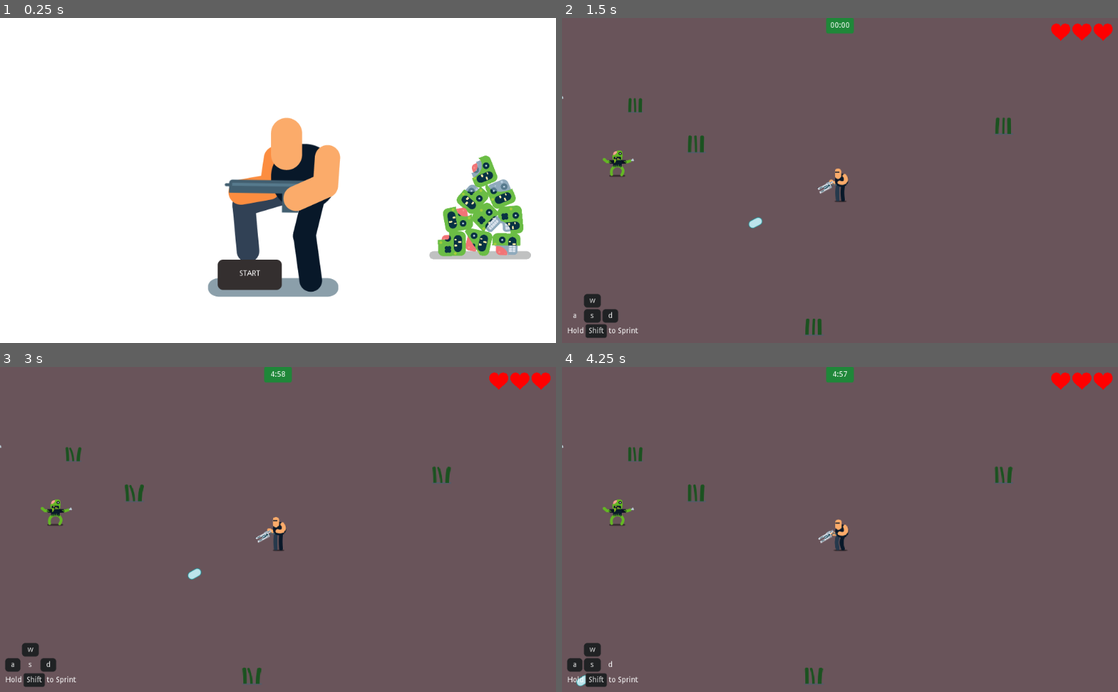
Above: before the commit, frames 1-4 (two rows, left to right).
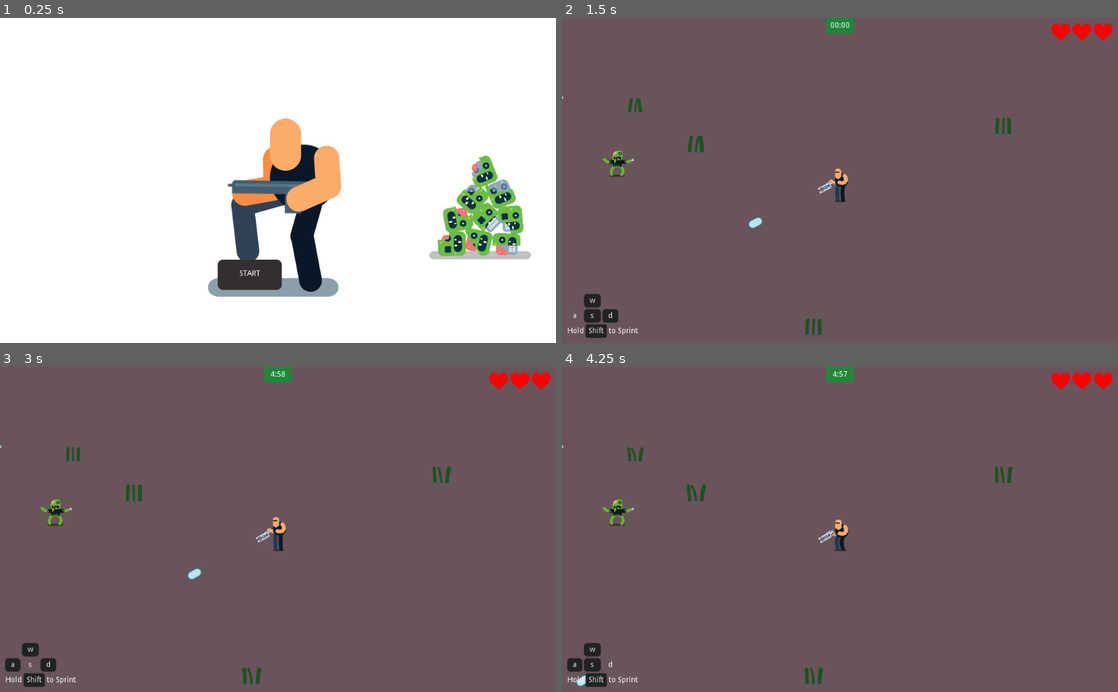
Above: after the commit, the same moments.

Repository: zaksnet/GameDev.tv-Jam
Game: Godot game, scene res://Game.tscn
The game is run twice, just before and just after one commit, with the same random seed, the same clock (stepped at 60 frames per second) and the same inputs. Sound files missing from this copy of the repository are replaced by a short silence.
Inputs:
- Up to frame 1 (0.25 s): no input
- Up to frame 2 (1.5 s): click "START" at 0.5 s; click "a" at 1.25 s
- Up to frame 3 (3 s): click "w" at 2 s; click "s" at 2.75 s
- Up to frame 4 (4.25 s): click "d" at 3.5 s

The runs differ from the first frame. In frame 1, 0.9% of the frame differs, in the area x 40-62%, y 30-84%; in frame 2, less than 0.1%; in frame 3, less than 0.1%; in frame 4, less than 0.1%.

Commit message:
Cleanup/smoother level loading

Diff:
--- a/Game.gd
+++ b/Game.gd
@@ -11,4 +11,4 @@
 func _on_Button_pressed():
 	$MusicLoop.stop()
 	$MusicIntro.stop()
-	get_tree().change_scene("res://Level1.tscn")
+	get_tree().change_scene_to(ResourceManager.level1)
--- a/Game.tscn
+++ b/Game.tscn
@@ -125,7 +125,7 @@
 [node name="AnimatedSprite" type="AnimatedSprite" parent="Node2D"]
 position = Vector2( 519.992, 303.186 )
 frames = SubResource( 6 )
-frame = 29
+frame = 12
 playing = true
 __meta__ = {
 "_edit_group_": true,
--- a/Grass/Grass.tscn
+++ /dev/null
@@ -1,47 +0,0 @@
-[gd_scene load_steps=32 format=2]
-
-[ext_resource path="res://Assets/Grass/Grass/Grass_00022.png" type="Texture" id=1]
-[ext_resource path="res://Assets/Grass/Grass/Grass_00026.png" type="Texture" id=2]
-[ext_resource path="res://Assets/Grass/Grass/Grass_00014.png" type="Texture" id=3]
-[ext_resource path="res://Assets/Grass/Grass/Grass_00000.png" type="Texture" id=4]
-[ext_resource path="res://Assets/Grass/Grass/Grass_00025.png" type="Texture" id=5]
-[ext_resource path="res://Assets/Grass/Grass/Grass_00023.png" type="Texture" id=6]
-[ext_resource path="res://Assets/Grass/Grass/Grass_00028.png" type="Texture" id=7]
-[ext_resource path="res://Assets/Grass/Grass/Grass_00024.png" type="Texture" id=8]
-[ext_resource path="res://Assets/Grass/Grass/Grass_00021.png" type="Texture" id=9]
-[ext_resource path="res://Assets/Grass/Grass/Grass_00027.png" type="Texture" id=10]
-[ext_resource path="res://Assets/Grass/Grass/Grass_00020.png" type="Texture" id=11]
-[ext_resource path="res://Assets/Grass/Grass/Grass_00029.png" type="Texture" id=12]
-[ext_resource path="res://Assets/Grass/Grass/Grass_00004.png" type="Texture" id=13]
-[ext_resource path="res://Assets/Grass/Grass/Grass_00001.png" type="Texture" id=14]
-[ext_resource path="res://Assets/Grass/Grass/Grass_00012.png" type="Texture" id=15]
-[ext_resource path="res://Assets/Grass/Grass/Grass_00010.png" type="Texture" id=16]
-[ext_resource path="res://Assets/Grass/Grass/Grass_00013.png" type="Texture" id=17]
-[ext_resource path="res://Assets/Grass/Grass/Grass_00003.png" type="Texture" id=18]
-[ext_resource path="res://Assets/Grass/Grass/Grass_00017.png" type="Texture" id=19]
-[ext_resource path="res://Assets/Grass/Grass/Grass_00019.png" type="Texture" id=20]
-[ext_resource path="res://Assets/Grass/Grass/Grass_00008.png" type="Texture" id=21]
-[ext_resource path="res://Assets/Grass/Grass/Grass_00016.png" type="Texture" id=22]
-[ext_resource path="res://Assets/Grass/Grass/Grass_00007.png" type="Texture" id=23]
-[ext_resource path="res://Assets/Grass/Grass/Grass_00015.png" type="Texture" id=24]
-[ext_resource path="res://Assets/Grass/Grass/Grass_00006.png" type="Texture" id=25]
-[ext_resource path="res://Assets/Grass/Grass/Grass_00009.png" type="Texture" id=26]
-[ext_resource path="res://Assets/Grass/Grass/Grass_00002.png" type="Texture" id=27]
-[ext_resource path="res://Assets/Grass/Grass/Grass_00005.png" type="Texture" id=28]
-[ext_resource path="res://Assets/Grass/Grass/Grass_00018.png" type="Texture" id=29]
-[ext_resource path="res://Assets/Grass/Grass/Grass_00011.png" type="Texture" id=30]
-
-[sub_resource type="SpriteFrames" id=1]
-animations = [ {
-"frames": [ ExtResource( 4 ), ExtResource( 14 ), ExtResource( 27 ), ExtResource( 18 ), ExtResource( 13 ), ExtResource( 28 ), ExtResource( 25 ), ExtResource( 23 ), ExtResource( 21 ), ExtResource( 26 ), ExtResource( 16 ), ExtResource( 30 ), ExtResource( 15 ), ExtResource( 17 ), ExtResource( 3 ), ExtResource( 24 ), ExtResource( 22 ), ExtResource( 19 ), ExtResource( 29 ), ExtResource( 20 ), ExtResource( 11 ), ExtResource( 9 ), ExtResource( 1 ), ExtResource( 6 ), ExtResource( 8 ), ExtResource( 5 ), ExtResource( 2 ), ExtResource( 10 ), ExtResource( 7 ), ExtResource( 12 ) ],
-"loop": true,
-"name": "default",
-"speed": 17.0
-} ]
-
-[node name="Grass" type="AnimatedSprite"]
-position = Vector2( 271, 258 )
-scale = Vector2( 0.3, 0.3 )
-frames = SubResource( 1 )
-frame = 8
-playing = true
--- a/Player/Player.tscn
+++ b/Player/Player.tscn
@@ -34,13 +34,17 @@
 [ext_resource path="res://Assets/Character/RunFast/Character/Sprint_00019.png" type="Texture" id=32]
 [ext_resource path="res://Assets/Character/RunFast/Character/Sprint_00018.png" type="Texture" id=33]
 
-
 [sub_resource type="SpriteFrames" id=1]
 animations = [ {
 "frames": [ ExtResource( 17 ), ExtResource( 10 ), ExtResource( 11 ), ExtResource( 14 ), ExtResource( 12 ), ExtResource( 13 ), ExtResource( 15 ), ExtResource( 16 ) ],
 "loop": true,
 "name": "idle",
 "speed": 10.0
+}, {
+"frames": [ ExtResource( 17 ) ],
+"loop": true,
+"name": "Attack",
+"speed": 5.0
 }, {
 "frames": [ ExtResource( 18 ), ExtResource( 19 ), ExtResource( 22 ), ExtResource( 23 ), ExtResource( 20 ), ExtResource( …(198 unchanged characters)…
 "loop": true,
@@ -51,11 +55,6 @@
 "loop": true,
 "name": "run",
 "speed": 15.0
-}, {
-"frames": [ ExtResource( 17 ) ],
-"loop": true,
-"name": "Attack",
-"speed": 5.0
 } ]
 
 [sub_resource type="CapsuleShape2D" id=2]
--- /dev/null
+++ b/Scenes/Grass/Grass.tscn
@@ -0,0 +1,47 @@
+[gd_scene load_steps=32 format=2]
+
+[ext_resource path="res://Assets/Grass/Grass/Grass_00014.png" type="Texture" id=1]
+[ext_resource path="res://Assets/Grass/Grass/Grass_00000.png" type="Texture" id=2]
+[ext_resource path="res://Assets/Grass/Grass/Grass_00023.png" type="Texture" id=3]
+[ext_resource path="res://Assets/Grass/Grass/Grass_00024.png" type="Texture" id=4]
+[ext_resource path="res://Assets/Grass/Grass/Grass_00021.png" type="Texture" id=5]
+[ext_resource path="res://Assets/Grass/Grass/Grass_00026.png" type="Texture" id=6]
+[ext_resource path="res://Assets/Grass/Grass/Grass_00025.png" type="Texture" id=7]
+[ext_resource path="res://Assets/Grass/Grass/Grass_00028.png" type="Texture" id=8]
+[ext_resource path="res://Assets/Grass/Grass/Grass_00022.png" type="Texture" id=9]
+[ext_resource path="res://Assets/Grass/Grass/Grass_00013.png" type="Texture" id=10]
+[ext_resource path="res://Assets/Grass/Grass/Grass_00006.png" type="Texture" id=11]
+[ext_resource path="res://Assets/Grass/Grass/Grass_00005.png" type="Texture" id=12]
+[ext_resource path="res://Assets/Grass/Grass/Grass_00017.png" type="Texture" id=13]
+[ext_resource path="res://Assets/Grass/Grass/Grass_00027.png" type="Texture" id=14]
+[ext_resource path="res://Assets/Grass/Grass/Grass_00008.png" type="Texture" id=15]
+[ext_resource path="res://Assets/Grass/Grass/Grass_00016.png" type="Texture" id=16]
+[ext_resource path="res://Assets/Grass/Grass/Grass_00011.png" type="Texture" id=17]
+[ext_resource path="res://Assets/Grass/Grass/Grass_00001.png" type="Texture" id=18]
+[ext_resource path="res://Assets/Grass/Grass/Grass_00015.png" type="Texture" id=19]
+[ext_resource path="res://Assets/Grass/Grass/Grass_00004.png" type="Texture" id=20]
+[ext_resource path="res://Assets/Grass/Grass/Grass_00007.png" type="Texture" id=21]
+[ext_resource path="res://Assets/Grass/Grass/Grass_00019.png" type="Texture" id=22]
+[ext_resource path="res://Assets/Grass/Grass/Grass_00018.png" type="Texture" id=23]
+[ext_resource path="res://Assets/Grass/Grass/Grass_00002.png" type="Texture" id=24]
+[ext_resource path="res://Assets/Grass/Grass/Grass_00029.png" type="Texture" id=25]
+[ext_resource path="res://Assets/Grass/Grass/Grass_00020.png" type="Texture" id=26]
+[ext_resource path="res://Assets/Grass/Grass/Grass_00012.png" type="Texture" id=27]
+[ext_resource path="res://Assets/Grass/Grass/Grass_00009.png" type="Texture" id=28]
+[ext_resource path="res://Assets/Grass/Grass/Grass_00003.png" type="Texture" id=29]
+[ext_resource path="res://Assets/Grass/Grass/Grass_00010.png" type="Texture" id=30]
+
+[sub_resource type="SpriteFrames" id=1]
+animations = [ {
+"frames": [ ExtResource( 2 ), ExtResource( 18 ), ExtResource( 24 ), ExtResource( 29 ), ExtResource( 20 ), ExtResource( 12 ), ExtResource( 11 ), ExtResource( 21 ), ExtResource( 15 ), ExtResource( 28 ), ExtResource( 30 ), ExtResource( 17 ), ExtResource( 27 ), ExtResource( 10 ), ExtResource( 1 ), ExtResource( 19 ), ExtResource( 16 ), ExtResource( 13 ), ExtResource( 23 ), ExtResource( 22 ), ExtResource( 26 ), ExtResource( 5 ), ExtResource( 9 ), ExtResource( 3 ), ExtResource( 4 ), ExtResource( 7 ), ExtResource( 6 ), ExtResource( 14 ), ExtResource( 8 ), ExtResource( 25 ) ],
+"loop": true,
+"name": "default",
+"speed": 17.0
+} ]
+
+[node name="Grass" type="AnimatedSprite"]
+position = Vector2( 271, 258 )
+scale = Vector2( 0.3, 0.3 )
+frames = SubResource( 1 )
+frame = 8
+playing = true
--- a/Level1.gd
+++ b/Scenes/Levels/Level1.gd
@@ -1,7 +1,9 @@
 extends Node
-onready var zombie = preload("res://Zombie/Enemy.tscn")
-onready var grass = preload("res://Grass/Grass.tscn")
+var zombie = preload("res://Scenes/Zombie/Enemy.tscn")
+var grass = preload("res://Scenes/Grass/Grass.tscn")
 var game_over_time: float = 300
+
+# Game play code should not be in this script file...
 
 func _ready():
 	$Boss.connect("spawn_zombies", self, "spawn_zombies")
--- a/Level1.tscn
+++ b/Scenes/Levels/Level1.tscn
@@ -1,7 +1,7 @@
 [gd_scene load_steps=141 format=2]
 
 [ext_resource path="res://Player/Player.tscn" type="PackedScene" id=1]
-[ext_resource path="res://Zombie/Enemy.tscn" type="PackedScene" id=2]
+[ext_resource path="res://Scenes/Zombie/Enemy.tscn" type="PackedScene" id=2]
 [ext_resource path="res://Blaster/Blaster.tscn" type="PackedScene" id=3]
 [ext_resource path="res://Assets/Grass/Grass/Grass_00025.png" type="Texture" id=4]
 [ext_resource path="res://Assets/Grass/Grass/Grass_00023.png" type="Texture" id=5]
@@ -33,7 +33,7 @@
 [ext_resource path="res://Assets/Grass/Grass/Grass_00009.png" type="Texture" id=31]
 [ext_resource path="res://Assets/Grass/Grass/Grass_00011.png" type="Texture" id=32]
 [ext_resource path="res://Assets/Grass/Grass/Grass_00008.png" type="Texture" id=33]
-[ext_resource path="res://Level1.gd" type="Script" id=34]
+[ext_resource path="res://Scenes/Levels/Level1.gd" type="Script" id=34]
 [ext_resource path="res://Tiles/new_tileset.tres" type="TileSet" id=35]
 [ext_resource path="res://Boss/Boss.gd" type="Script" id=36]
 [ext_resource path="res://Assets/Boss/Idle/Idle_00003.png" type="Texture" id=37]
@@ -122,7 +122,7 @@
 [ext_resource path="res://Assets/Boss/00 - Stage - game over loop.ogg" type="AudioStream" id=120]
 [ext_resource path="res://Tiles/Fence.tscn" type="PackedScene" id=121]
 [ext_resource path="res://Assets/Herb.svg" type="Texture" id=122]
-[ext_resource path="res://Grass/Grass.tscn" type="PackedScene" id=123]
+[ext_resource path="res://Scenes/Grass/Grass.tscn" type="PackedScene" id=123]
 
 [sub_resource type="RectangleShape2D" id=1]
 extents = Vector2( 7, 10 )
@@ -268,25 +268,25 @@
 
 [node name="StageMusic" type="AudioStreamPlayer" parent="."]
 stream = ExtResource( 119 )
-volume_db = -35.062
+volume_db = -30.0
 
 [node name="YSort" type="YSort" parent="."]
 
 [node name="Grass" parent="YSort" instance=ExtResource( 123 )]
-frame = 7
+frame = 11
 
 [node name="Grass2" type="AnimatedSprite" parent="YSort"]
 position = Vector2( -172, 189 )
 scale = Vector2( 0.2, 0.2 )
 frames = SubResource( 2 )
-frame = 8
+frame = 12
 playing = true
 
 [node name="Grass3" type="AnimatedSprite" parent="YSort"]
 position = Vector2( 159, 187 )
 scale = Vector2( 0.25, 0.25 )
 frames = SubResource( 2 )
-frame = 7
+frame = 11
 playing = true
 
 [node name="Player" parent="." instance=ExtResource( 1 )]
@@ -353,7 +353,7 @@
 [node name="AnimatedSprite" type="AnimatedSprite" parent="Boss"]
 frames = SubResource( 3 )
 animation = "WakeUp"
-frame = 40
+frame = 30
 playing = true
 
 [node name="CollisionPolygon2D" type="CollisionPolygon2D" parent="Boss"]
--- a/Zombie/BloodSplat.tscn
+++ b/Scenes/Zombie/BloodSplat.tscn
@@ -1,6 +1,6 @@
 [gd_scene load_steps=2 format=2]
 
-[ext_resource path="res://Zombie/BloodSplat.gd" type="Script" id=1]
+[ext_resource path="res://Scenes/Zombie/BloodSplat.gd" type="Script" id=1]
 
 [node name="BloodSplat" type="CPUParticles2D"]
 position = Vector2( -3.15466, -0.996155 )
--- a/Zombie/Enemy.gd
+++ b/Scenes/Zombie/Enemy.gd
@@ -11,8 +11,8 @@
 var speed = 200
 
 onready var playerNode = get_node("/root/Level1/Player")
-onready var bloodSplat = preload("res://Zombie/BloodSplat.tscn")
-onready var zombieDieExplosion = preload("res://Zombie/ZombieExplosion.tscn")
+onready var bloodSplat = preload("res://Scenes/Zombie/BloodSplat.tscn")
+onready var zombieDieExplosion = preload("res://Scenes/Zombie/ZombieExplosion.tscn")
 
 var velocity = Vector2()
 
--- /dev/null
+++ b/Scenes/Zombie/Enemy.tscn
@@ -0,0 +1,102 @@
+[gd_scene load_steps=26 format=2]
+
+[ext_resource path="res://addons/node_fsm_plugin/fsm_node.gd" type="Script" id=1]
+[ext_resource path="res://Scenes/Zombie/Follow.gd" type="Script" id=2]
+[ext_resource path="res://Scenes/Zombie/Enemy.gd" type="Script" id=3]
+[ext_resource path="res://Scenes/Zombie/Attack.gd" type="Script" id=4]
+[ext_resource path="res://Scenes/Zombie/PushBack.gd" type="Script" id=5]
+[ext_resource path="res://Assets/Zombie/Chase/Chase_00001.png" type="Texture" id=6]
+[ext_resource path="res://Assets/Zombie/Chase/Chase_00002.png" type="Texture" id=7]
+[ext_resource path="res://Assets/Zombie/Idle/Idle_00000.png" type="Texture" id=8]
+[ext_resource path="res://Assets/Zombie/Chase/Chase_00006.png" type="Texture" id=9]
+[ext_resource path="res://Assets/Zombie/Idle/Idle_00001.png" type="Texture" id=10]
+[ext_resource path="res://Assets/Zombie/Idle/Idle_00007.png" type="Texture" id=11]
+[ext_resource path="res://Assets/Zombie/Idle/Idle_00002.png" type="Texture" id=12]
+[ext_resource path="res://Assets/Zombie/Chase/Chase_00005.png" type="Texture" id=13]
+[ext_resource path="res://Assets/Zombie/Chase/Chase_00007.png" type="Texture" id=14]
+[ext_resource path="res://Assets/Zombie/Idle/Idle_00003.png" type="Texture" id=15]
+[ext_resource path="res://Assets/Zombie/Idle/Idle_00004.png" type="Texture" id=16]
+[ext_resource path="res://Assets/Zombie/Idle/Idle_00005.png" type="Texture" id=17]
+[ext_resource path="res://Assets/Zombie/Idle/Idle_00006.png" type="Texture" id=18]
+[ext_resource path="res://Assets/Zombie/Chase/Chase_00000.png" type="Texture" id=19]
+[ext_resource path="res://Assets/Zombie/Chase/Chase_00004.png" type="Texture" id=20]
+[ext_resource path="res://Assets/Zombie/Chase/Chase_00003.png" type="Texture" id=21]
+
+[sub_resource type="SpriteFrames" id=1]
+animations = [ {
+"frames": [ ExtResource( 8 ), ExtResource( 10 ), ExtResource( 12 ), ExtResource( 15 ), ExtResource( 16 ), ExtResource( 17 ), ExtResource( 18 ), ExtResource( 11 ) ],
+"loop": true,
+"name": "Idle",
+"speed": 8.0
+}, {
+"frames": [ ExtResource( 19 ), ExtResource( 6 ), ExtResource( 7 ), ExtResource( 21 ), ExtResource( 20 ), ExtResource( 13 ), ExtResource( 9 ), ExtResource( 14 ) ],
+"loop": true,
+"name": "Chase",
+"speed": 8.0
+} ]
+
+[sub_resource type="RectangleShape2D" id=2]
+extents = Vector2( 23.3427, 38.2516 )
+
+[sub_resource type="StyleBoxFlat" id=3]
+bg_color = Color( 0.721569, 0.258824, 0.258824, 1 )
+corner_radius_top_left = 2
+corner_radius_top_right = 2
+corner_radius_bottom_right = 2
+corner_radius_bottom_left = 2
+
+[sub_resource type="CircleShape2D" id=4]
+radius = 541.378
+
+[node name="Enemy" type="KinematicBody2D"]
+position = Vector2( 503.946, 203.104 )
+scale = Vector2( 0.5, 0.5 )
+script = ExtResource( 3 )
+
+[node name="AnimationPlayer" type="AnimatedSprite" parent="."]
+frames = SubResource( 1 )
+animation = "Idle"
+
+[node name="CollisionShape2D" type="CollisionShape2D" parent="."]
+position = Vector2( -2.63519, -2.10815 )
+shape = SubResource( 2 )
+
+[node name="HealthIndicator" type="Panel" parent="."]
+margin_left = -20.0
+margin_top = -50.0
+margin_right = 22.0
+margin_bottom = -45.0
+custom_styles/panel = SubResource( 3 )
+__meta__ = {
+"_edit_use_anchors_": false
+}
+
+[node name="FSM" type="Node" parent="."]
+script = ExtResource( 1 )
+active = true
+initial_state = "Idle"
+target = NodePath("..")
+
+[node name="Idle" type="Node" parent="FSM"]
+script = ExtResource( 2 )
+
+[node name="Attack" type="Node" parent="FSM"]
+script = ExtResource( 4 )
+
+[node name="PushBack" type="Node" parent="FSM"]
+script = ExtResource( 5 )
+
+[node name="Area2D" type="Area2D" parent="."]
+visible = false
+
+[node name="CollisionShape2D" type="CollisionShape2D" parent="Area2D"]
+shape = SubResource( 4 )
+
+[node name="AudioStreamPlayer2D" type="AudioStreamPlayer2D" parent="."]
+
+[node name="Timer" type="Timer" parent="."]
+one_shot = true
+
+[node name="Tween" type="Tween" parent="."]
+[connection signal="body_entered" from="Area2D" to="FSM/Idle" method="_on_Area2D_body_entered"]
+[connection signal="timeout" from="Timer" to="." method="_on_Timer_timeout"]
--- a/Zombie/ZombieExplosion.tscn
+++ b/Scenes/Zombie/ZombieExplosion.tscn
@@ -1,8 +1,9 @@
 [gd_scene load_steps=2 format=2]
 
-[ext_resource path="res://Zombie/ZombieExplosion.gd" type="Script" id=1]
+[ext_resource path="res://Scenes/Zombie/ZombieExplosion.gd" type="Script" id=1]
 
 [node name="ZombieExplosion" type="AudioStreamPlayer2D"]
 autoplay = true
+max_distance = 5000.0
 script = ExtResource( 1 )
 [connection signal="finished" from="." to="." method="_on_ZombieExpotion_finished"]
--- /dev/null
+++ b/Singletons/resourceManager.gd
@@ -0,0 +1,3 @@
+extends Node
+
+onready var level1 = preload("res://Scenes/Levels/Level1.tscn")
--- a/Zombie/Enemy.tscn
+++ /dev/null
@@ -1,102 +0,0 @@
-[gd_scene load_steps=26 format=2]
-
-[ext_resource path="res://Zombie/Follow.gd" type="Script" id=1]
-[ext_resource path="res://Zombie/Attack.gd" type="Script" id=2]
-[ext_resource path="res://Zombie/Enemy.gd" type="Script" id=3]
-[ext_resource path="res://addons/node_fsm_plugin/fsm_node.gd" type="Script" id=4]
-[ext_resource path="res://Assets/Zombie/Chase/Chase_00006.png" type="Texture" id=5]
-[ext_resource path="res://Zombie/PushBack.gd" type="Script" id=6]
-[ext_resource path="res://Assets/Zombie/Chase/Chase_00005.png" type="Texture" id=7]
-[ext_resource path="res://Assets/Zombie/Chase/Chase_00007.png" type="Texture" id=8]
-[ext_resource path="res://Assets/Zombie/Idle/Idle_00002.png" type="Texture" id=9]
-[ext_resource path="res://Assets/Zombie/Idle/Idle_00003.png" type="Texture" id=10]
-[ext_resource path="res://Assets/Zombie/Idle/Idle_00006.png" type="Texture" id=11]
-[ext_resource path="res://Assets/Zombie/Idle/Idle_00005.png" type="Texture" id=12]
-[ext_resource path="res://Assets/Zombie/Idle/Idle_00007.png" type="Texture" id=13]
-[ext_resource path="res://Assets/Zombie/Chase/Chase_00000.png" type="Texture" id=14]
-[ext_resource path="res://Assets/Zombie/Chase/Chase_00001.png" type="Texture" id=15]
-[ext_resource path="res://Assets/Zombie/Idle/Idle_00001.png" type="Texture" id=16]
-[ext_resource path="res://Assets/Zombie/Idle/Idle_00004.png" type="Texture" id=17]
-[ext_resource path="res://Assets/Zombie/Idle/Idle_00000.png" type="Texture" id=18]
-[ext_resource path="res://Assets/Zombie/Chase/Chase_00004.png" type="Texture" id=19]
-[ext_resource path="res://Assets/Zombie/Chase/Chase_00002.png" type="Texture" id=20]
-[ext_resource path="res://Assets/Zombie/Chase/Chase_00003.png" type="Texture" id=21]
-
-[sub_resource type="SpriteFrames" id=1]
-animations = [ {
-"frames": [ ExtResource( 18 ), ExtResource( 16 ), ExtResource( 9 ), ExtResource( 10 ), ExtResource( 17 ), ExtResource( 12 ), ExtResource( 11 ), ExtResource( 13 ) ],
-"loop": true,
-"name": "Idle",
-"speed": 8.0
-}, {
-"frames": [ ExtResource( 14 ), ExtResource( 15 ), ExtResource( 20 ), ExtResource( 21 ), ExtResource( 19 ), ExtResource( 7 ), ExtResource( 5 ), ExtResource( 8 ) ],
-"loop": true,
-"name": "Chase",
-"speed": 8.0
-} ]
-
-[sub_resource type="RectangleShape2D" id=2]
-extents = Vector2( 23.3427, 38.2516 )
-
-[sub_resource type="StyleBoxFlat" id=3]
-bg_color = Color( 0.721569, 0.258824, 0.258824, 1 )
-corner_radius_top_left = 2
-corner_radius_top_right = 2
-corner_radius_bottom_right = 2
-corner_radius_bottom_left = 2
-
-[sub_resource type="CircleShape2D" id=4]
-radius = 541.378
-
-[node name="Enemy" type="KinematicBody2D"]
-position = Vector2( 503.946, 203.104 )
-scale = Vector2( 0.5, 0.5 )
-script = ExtResource( 3 )
-
-[node name="AnimationPlayer" type="AnimatedSprite" parent="."]
-frames = SubResource( 1 )
-animation = "Idle"
-
-[node name="CollisionShape2D" type="CollisionShape2D" parent="."]
-position = Vector2( -2.63519, -2.10815 )
-shape = SubResource( 2 )
-
-[node name="HealthIndicator" type="Panel" parent="."]
-margin_left = -20.0
-margin_top = -50.0
-margin_right = 22.0
-margin_bottom = -45.0
-custom_styles/panel = SubResource( 3 )
-__meta__ = {
-"_edit_use_anchors_": false
-}
-
-[node name="FSM" type="Node" parent="."]
-script = ExtResource( 4 )
-active = true
-initial_state = "Idle"
-target = NodePath("..")
-
-[node name="Idle" type="Node" parent="FSM"]
-script = ExtResource( 1 )
-
-[node name="Attack" type="Node" parent="FSM"]
-script = ExtResource( 2 )
-
-[node name="PushBack" type="Node" parent="FSM"]
-script = ExtResource( 6 )
-
-[node name="Area2D" type="Area2D" parent="."]
-visible = false
-
-[node name="CollisionShape2D" type="CollisionShape2D" parent="Area2D"]
-shape = SubResource( 4 )
-
-[node name="AudioStreamPlayer2D" type="AudioStreamPlayer2D" parent="."]
-
-[node name="Timer" type="Timer" parent="."]
-one_shot = true
-
-[node name="Tween" type="Tween" parent="."]
-[connection signal="body_entered" from="Area2D" to="FSM/Idle" method="_on_Area2D_body_entered"]
-[connection signal="timeout" from="Timer" to="." method="_on_Timer_timeout"]
--- a/project.godot
+++ b/project.godot
@@ -17,7 +17,7 @@
 "base": "KinematicBody2D",
 "class": "Enemy",
 "language": "GDScript",
-"path": "res://Zombie/Enemy.gd"
+"path": "res://Scenes/Zombie/Enemy.gd"
 }, {
 "base": "Node",
 "class": "FSM",
@@ -46,6 +46,10 @@
 
 config/name="Zombies"
 run/main_scene="res://Game.tscn"
+
+[autoload]
+
+ResourceManager="*res://Singletons/resourceManager.gd"
 
 [editor_plugins]
 
Not shown, changed: .mono/metadata/ide_server_meta.txt
Renamed: Zombie/Attack.gd -> Scenes/Zombie/Attack.gd
Renamed: Zombie/BloodSplat.gd -> Scenes/Zombie/BloodSplat.gd
Renamed: Zombie/Follow.gd -> Scenes/Zombie/Follow.gd
Renamed: Zombie/PushBack.gd -> Scenes/Zombie/PushBack.gd
Renamed: Zombie/ZombieExplosion.gd -> Scenes/Zombie/ZombieExplosion.gd
